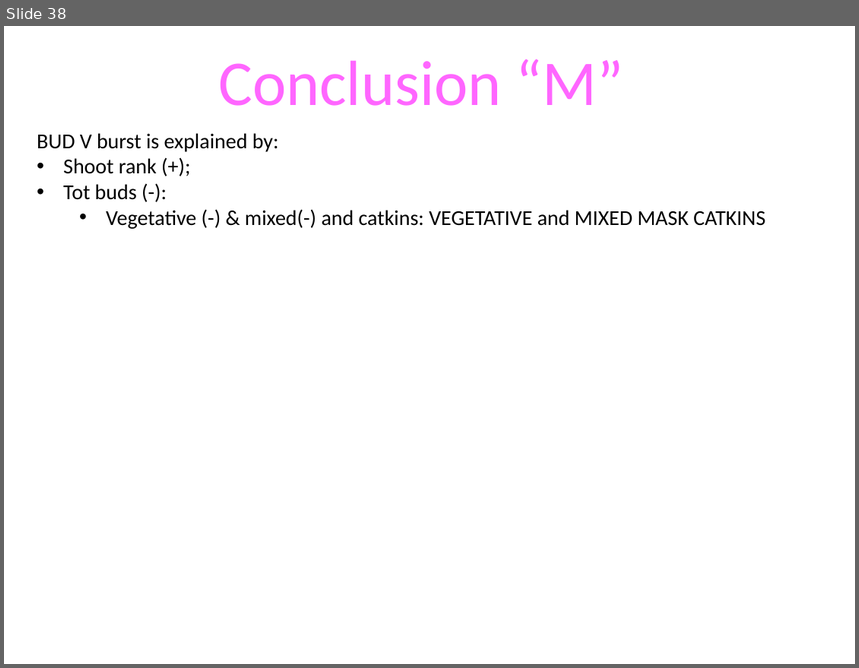
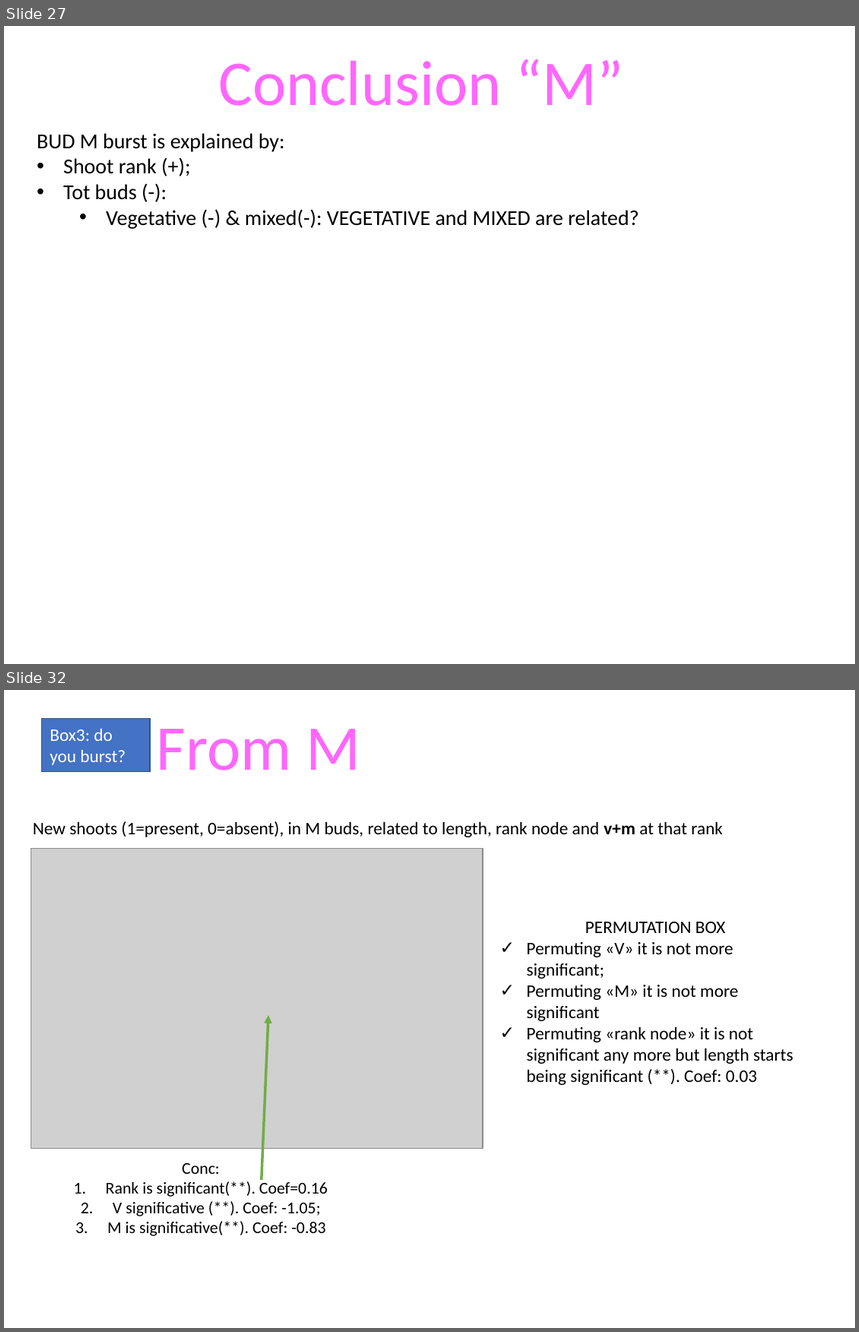
Before and after one commit to Corilana/L-HAZELNUT, a slide deck: Procedures_coding_hazelnut_architecture.pptx. Shown one above the other, each under a label of ours: slide 38 before the commit, slides 27 and 32 after it; the slides between them are not shown. The pictures are 859x668 and 859x1332 pixels, drawn with LibreOffice and Linux fonts; fonts in the diff are those of the drawing; grey boxes stand for pictures. Boxes give left, top, right and bottom in pixels: in the first picture for what was removed or moved away, otherwise in the second. Text is boxed around its words. In the diff, an @@ line names an element or a change of style, - is before the commit and + after.

```diff
--- a/Procedures_coding_hazelnut_architecture.pptx
+++ b/Procedures_coding_hazelnut_architecture.pptx
@@ slide 32 added at (4,690,855,1328), background #FFFFFF @@
@@ rectangle added at (41,719,150,773), fill #4472C4, outline #325491 1 pt, 15 pt, text #FFFFFF @@
+Box3: do you burst?
@@ text added at (157,729,361,771), 54 pt, text #FF66FF @@
+From M
@@ text added at (33,821,723,837), 15 pt, text #000000 @@
+New shoots (1=present, 0=absent), in M buds, related to length, rank node and v+m at that rank
@@ picture added at (31,848,484,1149) @@
@@ text added at (527,922,794,1085), 15 pt, text #000000 @@
+PERMUTATION BOX
+✓ Permuting «V» it is not more significant;
+✓ Permuting «M» it is not more significant
+✓ Permuting «rank node» it is not significant any more but length starts being significant (**). Coef: 0.03
@@ arrow added from (262, 1180) to (268, 1015), #70AD47 2.25 pt @@
@@ text added at (106,1163,328,1236), 14 pt, text #000000 @@
+Conc:
+1. Rank is significant(**). Coef=0.16
+2. V significative (**). Coef: -1.05;
+3. M is significative(**). Coef: -0.83
@@ what was slide 38 is now slide 27 @@
@@ slide 27 changed as well @@
@@ text at (37,133,285,152): text changed @@
-BUD V burst is explained by:
+BUD M burst is explained by:
@@ text at (106,209,639,229): text changed @@
-  • Vegetative (-) & mixed(-) and catkins: VEGETATIVE and MIXED MASK CATKINS
+  • Vegetative (-) & mixed(-): VEGETATIVE and MIXED are related?
```
Also in this commit, not shown: 1 other slide changed, 18 other slides added, 24 slides removed, 1 other file.
